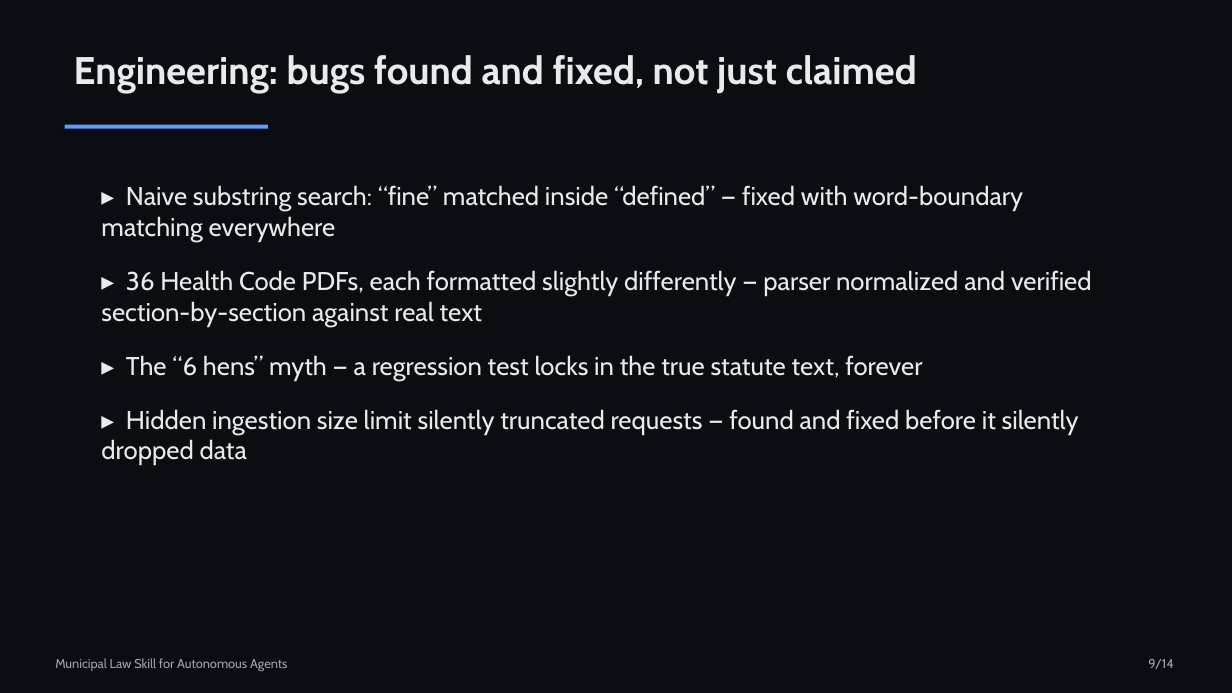
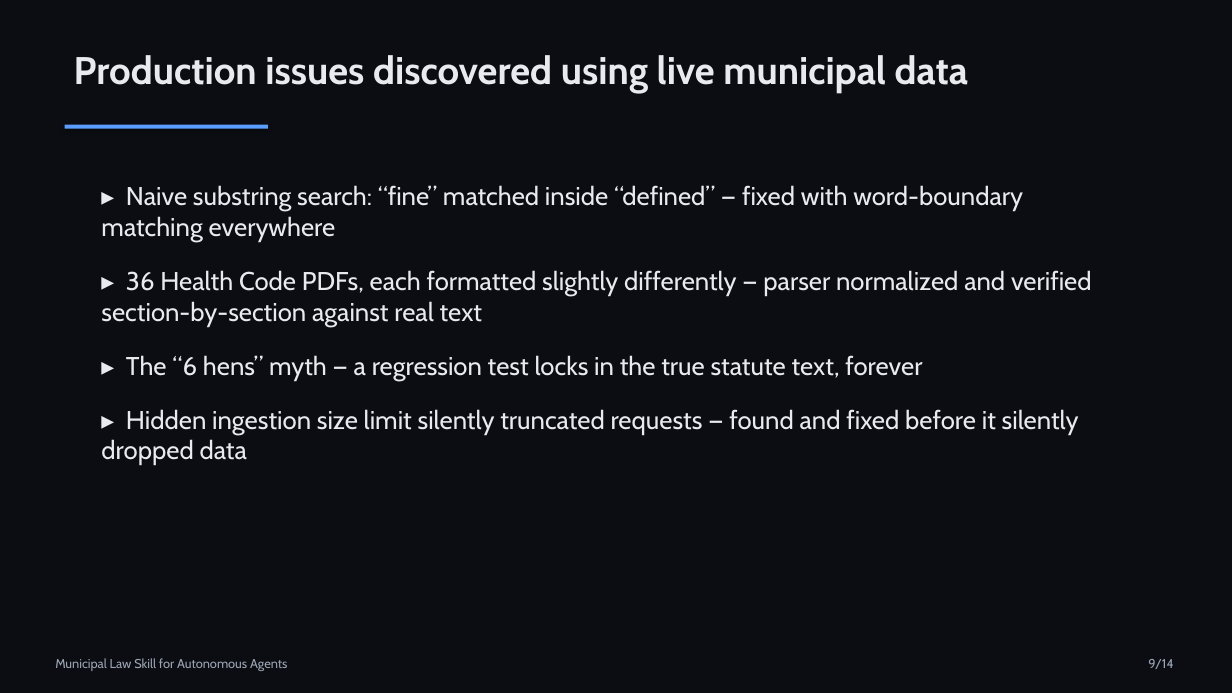
Before and after one commit to swamx/nanda-municipal-laws, a slide deck: slide 9 of docs/presentation/Municipal-Law-Skill.pptx. Drawn at 1232x693 pixels with LibreOffice and Linux fonts; fonts in the diff are those of the drawing. Boxes give left, top, right and bottom in pixels: in the first picture for what was removed or moved away, otherwise in the second. Text is boxed around its words. In the diff, an @@ line names an element or a change of style, - is before the commit and + after.

```diff
--- a/docs/presentation/Municipal-Law-Skill.pptx
+++ b/docs/presentation/Municipal-Law-Skill.pptx
@@ text at bbox=[74, 55, 968, 93]: text changed @@
-Engineering: bugs found and fixed, not just claimed
+Production issues discovered using live municipal data
```
Also in this commit, not shown: 10 other slides changed, 9 other files.
